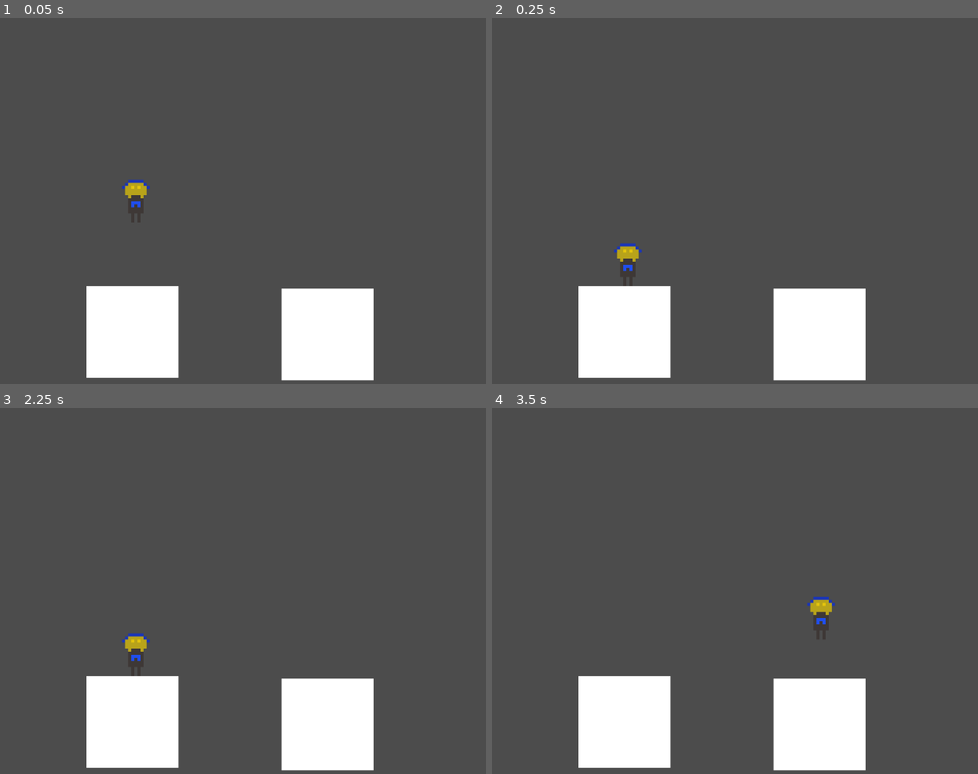
Above: before the commit, frames 1-4 (two rows, left to right).
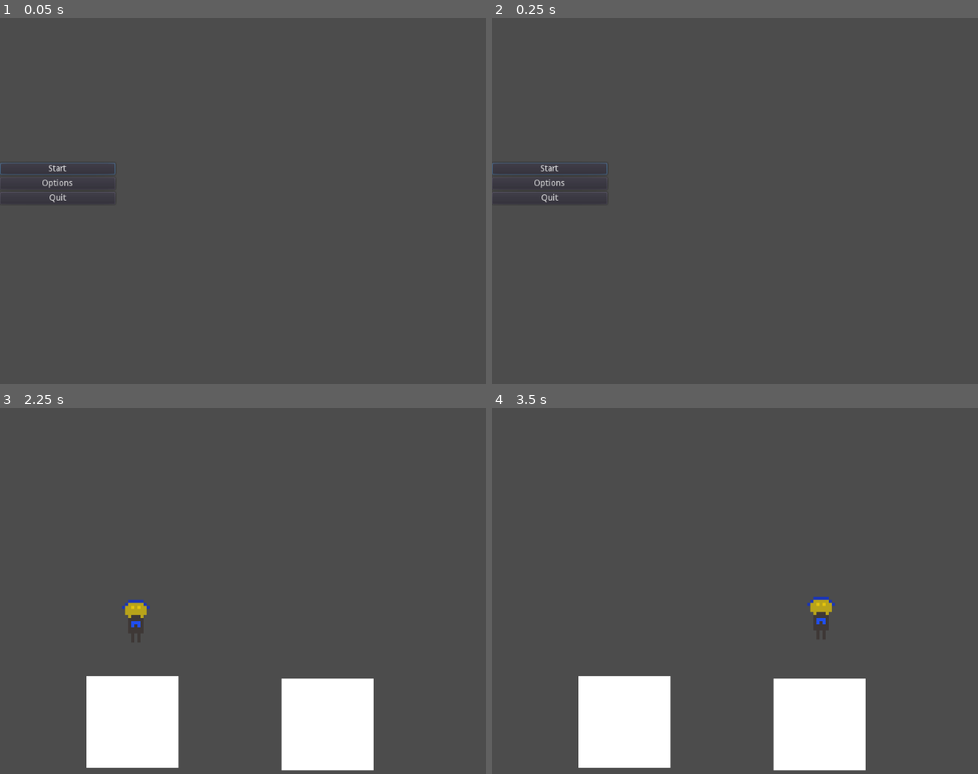
Above: after the commit, the same moments.

Repository: Lorem-Ipsum-Server-Place/GMTK2021-Game
Game: Godot game, scene res://Levels/Menu/MainMenu.tscn
Two runs of this game, one before a commit and one after it. Both use one fixed random seed, a clock stepped at 60 frames per second and the inputs below. Before the commit the project starts from res://Level.tscn.
Inputs (mouse positions are in pixels of both pictures, inside the frame that each line leads up to):
- Up to frame 1 (0.05 s): no input
- Up to frame 2 (0.25 s): no input
- Up to frame 3 (2.25 s): click (58, 572) at 0.5 s, where only the run after the commit has a clickable "Options"; click (311, 759) at 1.27 s; click (58, 558) at 2 s, where only the run after the commit has a clickable "Start"
- Up to frame 4 (3.5 s): tap Enter at 2.75 s; hold D (game_right) from 2.78 s (still down); tap Space (game_jump) at 3.02 s

The runs differ from the first frame. In frame 1, 10% of the frame differs, in the area x 0-77%, y 39-100%; in frame 2, 10%; in frame 3, 0.5%; in frame 4, nothing differs.

Commit message:
MainMenu Test (Working transfer to Main Level and Quit with Slightly broken Options Menu)

Diff:
--- /dev/null
+++ b/Levels/Menu/Controls.gd
@@ -0,0 +1,6 @@
+extends Control
+
+
+
+func _on_Button_pressed():
+	get_tree().change_scene("res://Levels/Menu/MainMenu.tscn")
--- /dev/null
+++ b/Levels/Menu/Controls.tscn
@@ -0,0 +1,53 @@
+[gd_scene load_steps=4 format=2]
+
+[ext_resource path="res://Levels/Menu/Controls.gd" type="Script" id=1]
+
+[sub_resource type="DynamicFontData" id=1]
+font_path = "res://Extrude.ttf"
+
+[sub_resource type="DynamicFont" id=2]
+size = 32
+font_data = SubResource( 1 )
+
+[node name="Control" type="Control"]
+anchor_right = 1.0
+anchor_bottom = 1.0
+script = ExtResource( 1 )
+__meta__ = {
+"_edit_use_anchors_": false
+}
+
+[node name="Button" type="Button" parent="."]
+margin_left = 391.0
+margin_top = 549.0
+margin_right = 619.0
+margin_bottom = 599.0
+__meta__ = {
+"_edit_use_anchors_": false
+}
+
+[node name="Back To Menu" type="Label" parent="."]
+margin_left = 13.739
+margin_top = 8.7627
+margin_right = 176.739
+margin_bottom = 32.7627
+rect_pivot_offset = Vector2( 69.7566, 12 )
+custom_fonts/font = SubResource( 2 )
+text = "Hello World"
+__meta__ = {
+"_edit_use_anchors_": false
+}
+
+[node name="Label" type="Label" parent="."]
+margin_left = 397.556
+margin_top = 561.318
+margin_right = 626.556
+margin_bottom = 607.318
+rect_pivot_offset = Vector2( 69.7566, 12 )
+custom_fonts/font = SubResource( 2 )
+text = "Back to menu"
+__meta__ = {
+"_edit_use_anchors_": false
+}
+
+[connection signal="pressed" from="Button" to="." method="_on_Button_pressed"]
--- /dev/null
+++ b/Levels/Menu/MainMenu.tscn
@@ -0,0 +1,46 @@
+[gd_scene load_steps=2 format=2]
+
+[ext_resource path="res://MainMenu.gd" type="Script" id=1]
+
+[node name="Menu" type="Control"]
+anchor_top = 0.00140149
+anchor_right = 1.0
+anchor_bottom = 1.0014
+script = ExtResource( 1 )
+__meta__ = {
+"_edit_use_anchors_": false
+}
+
+[node name="VBoxContainer" type="VBoxContainer" parent="."]
+anchor_top = 0.5
+anchor_bottom = 0.5
+margin_top = -63.0
+margin_right = 188.0
+margin_bottom = 34.0
+__meta__ = {
+"_edit_use_anchors_": false
+}
+
+[node name="Start" type="Button" parent="VBoxContainer"]
+margin_right = 188.0
+margin_bottom = 20.0
+text = "Start"
+
+[node name="Options" type="Button" parent="VBoxContainer"]
+margin_top = 24.0
+margin_right = 188.0
+margin_bottom = 44.0
+text = "Options"
+
+[node name="Quit" type="Button" parent="VBoxContainer"]
+margin_top = 48.0
+margin_right = 188.0
+margin_bottom = 68.0
+text = "Quit"
+__meta__ = {
+"_edit_use_anchors_": false
+}
+
+[connection signal="pressed" from="VBoxContainer/Start" to="." method="_on_Start_pressed"]
+[connection signal="pressed" from="VBoxContainer/Options" to="." method="_on_Options_pressed"]
+[connection signal="pressed" from="VBoxContainer/Quit" to="." method="_on_Quit_pressed"]
--- /dev/null
+++ b/MainMenu.gd
@@ -0,0 +1,59 @@
+extends Control
+
+func _ready():
+	$VBoxContainer/Start.grab_focus()
+
+
+func _on_Start_pressed():
+	get_tree().change_scene("res://Level.tscn")
+
+
+
+
+
+
+
+
+
+
+
+#OBSOLETE CODE (Will get rid of it later if cant implement properly)
+#onready var selector_one = $CenterContainer/VBoxContainer/CenterContainer2/CenterContainer3/VBoxContainer2/CenterContainer/HBoxContainer/Selector
+#onready var selector_two = $CenterContainer/VBoxContainer/CenterContainer2/CenterContainer3/VBoxContainer2/CenterContainer/HBoxContainer/Selector
+#onready var selector_three = $CenterContainer/VBoxContainer/CenterContainer2/CenterContainer3/CenterContainer4/VBoxContainer/CenterContainer/HBoxContainer/Selector
+#var current_selection = 0
+
+#func _ready():
+	#set_current_selection(0)
+
+#func _process(delta):
+#	if Input.is_action_just_pressed("ui_down"):
+	#current_selection +=1
+	#set_current_selection(current_selection)
+
+
+#func set_current_selection(_current_selection):
+#	selector_one.text = ""
+#	selector_two.text = ""
+#	selector_three.text = ""
+#	if _current_selection ==0:
+#		selector_one.text = ">"
+#	elif _current_selection ==1:
+#		selector_one.text = ">"
+#	elif _current_selection ==2:
+#		selector_one.text = ">"
+
+
+
+
+#func _on_Start_pressed():
+#	pass # Replace with function body.
+
+
+func _on_Options_pressed():
+	var options = load("res://Levels/Menu/Controls.tscn").instance()
+	get_tree().current_scene.add_child(options)
+
+
+func _on_Quit_pressed():
+	get_tree().quit()
--- a/project.godot
+++ b/project.godot
@@ -11,7 +11,7 @@
 [application]
 
 config/name="GMTK2021"
-run/main_scene="res://Level.tscn"
+run/main_scene="res://Levels/Menu/MainMenu.tscn"
 config/icon="res://icon.png"
 
 [input]
Binary file added: Extrude.ttf
Not shown, added: Missing Texture.png.import
Not shown, added: Test Enemy.png.import
Not shown, added: Test_Sword.png.import
